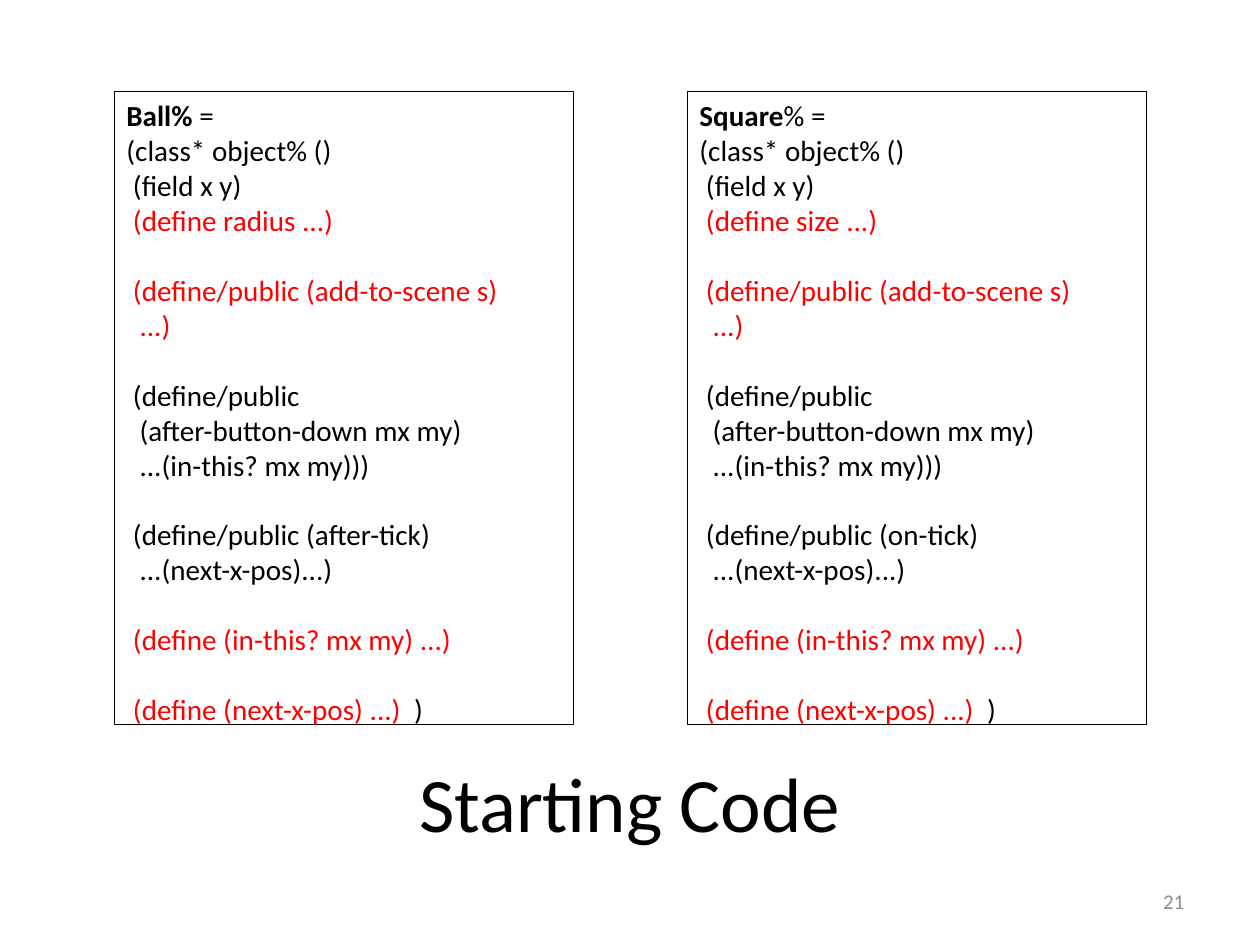
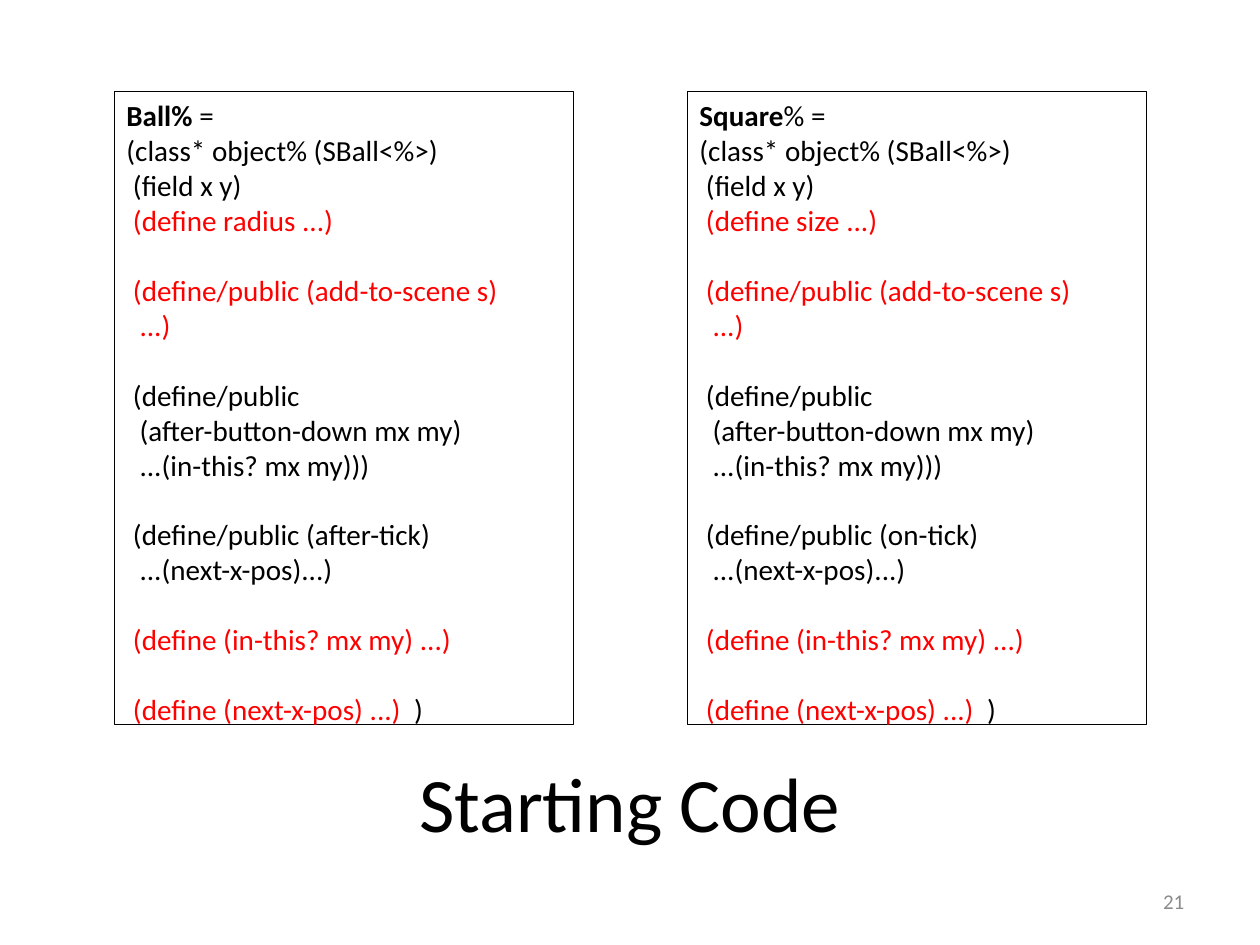
Before and after one commit to mwand/cs5010f16, a slide deck: slide 21 of Slides/Lesson 11.2 Using Inheritance to Share Implementations.pptx. Drawn at 1260x945 pixels with LibreOffice and Linux fonts; fonts in the diff are those of the drawing. Boxes give left, top, right and bottom in pixels: in the first picture for what was removed or moved away, otherwise in the second. Text is boxed around its words. In the diff, an @@ line names an element or a change of style, - is before the commit and + after.

```diff
--- a/Slides/Lesson 11.2 Using Inheritance to Share Implementations.pptx
+++ b/Slides/Lesson 11.2 Using Inheritance to Share Implementations.pptx
@@ text in rectangle at box(126, 140, 438, 166): text changed @@
-(class* object% ()
+(class* object% (SBall<%>)
@@ text in rectangle at box(699, 140, 1011, 166): text changed @@
-(class* object% ()
+(class* object% (SBall<%>)
```
Also in this commit, not shown: 2 other slides changed, 3 other files.
